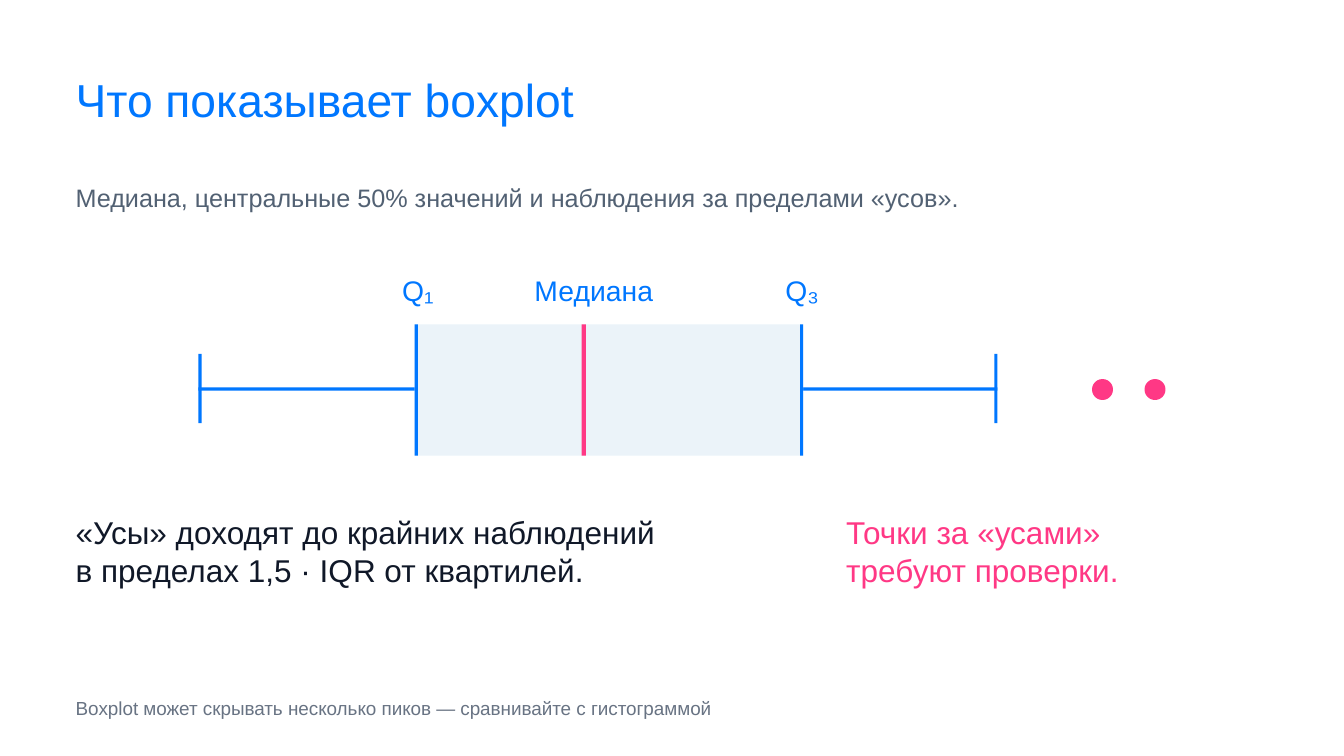
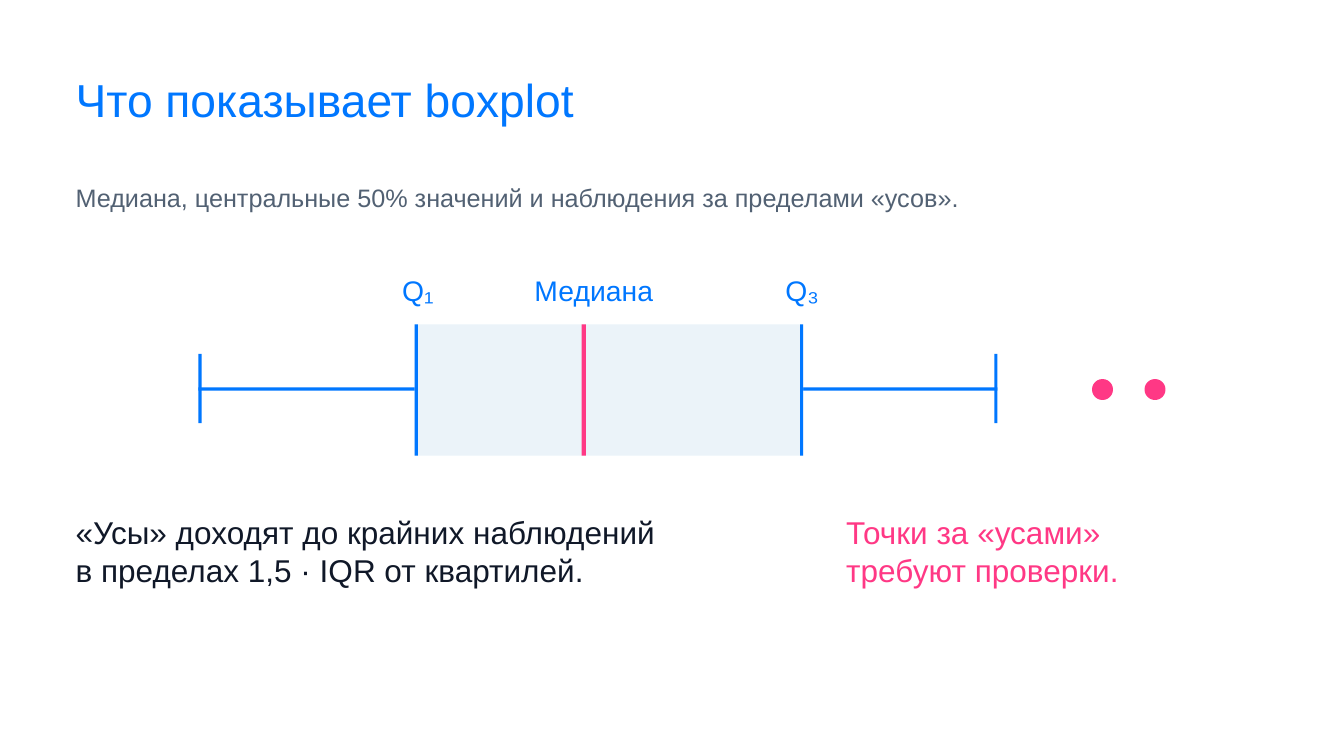
Before and after one commit to miem-production-ml/miem-hse-h2-2026-students, a slide deck: slide 11 of lesson_02_exploratory_data_analysis/lesson_02_exploratory_data_analysis.pptx. Drawn at 1344x756 pixels with LibreOffice and Linux fonts; fonts in the diff are those of the drawing; background and template pictures are left out. Boxes give left, top, right and bottom in pixels: in the first picture for what was removed or moved away, otherwise in the second. Text is boxed around its words. In the diff, an @@ line names an element or a change of style, - is before the commit and + after.

```diff
--- a/lesson_02_exploratory_data_analysis/lesson_02_exploratory_data_analysis.pptx
+++ b/lesson_02_exploratory_data_analysis/lesson_02_exploratory_data_analysis.pptx
@@ text removed at bbox=[76, 701, 711, 719] @@
-Boxplot может скрывать несколько пиков — сравнивайте с гистограммой
```
Also in this commit, not shown: 4 other slides changed, 3 other files.
